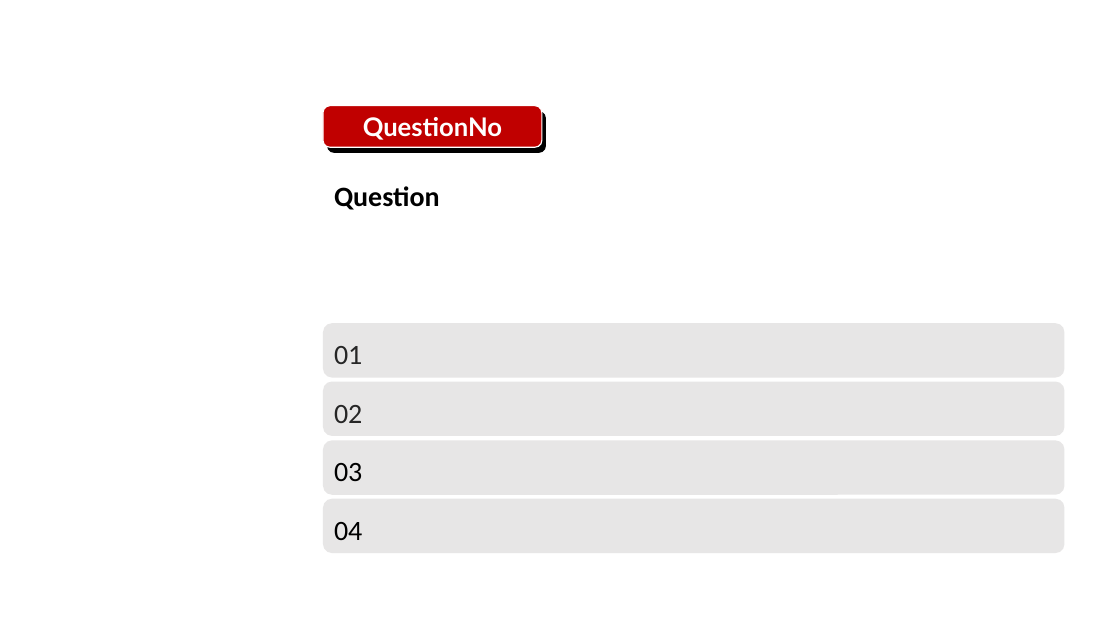
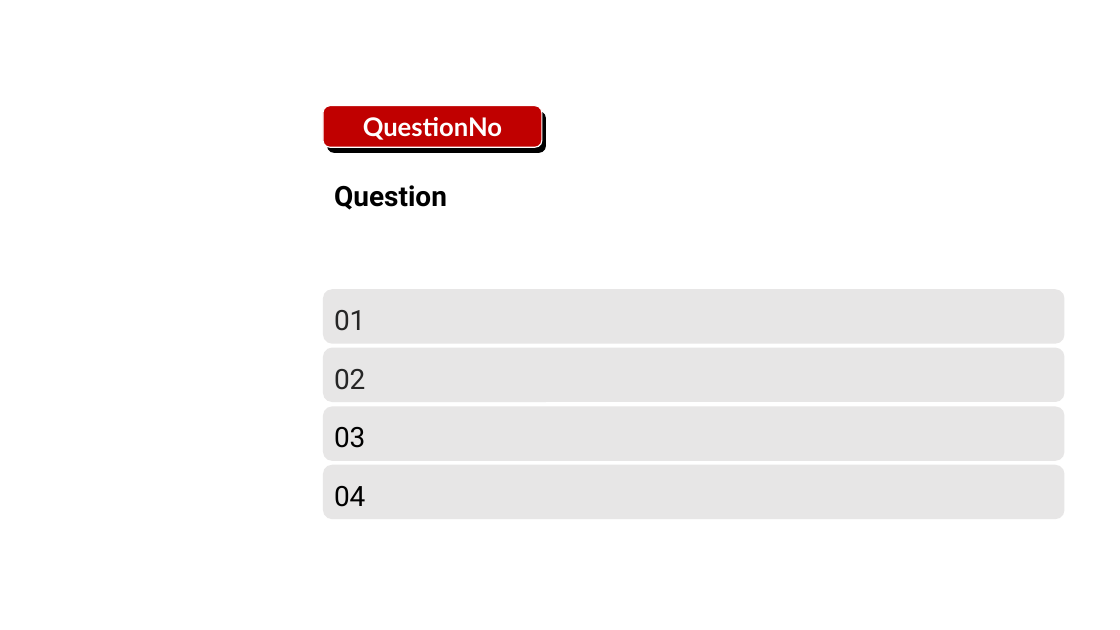
Before and after one commit to azminewasi/10MS-Automation-Support, a slide deck: slide 1 of LL/QA/QA.pptx. Drawn at 1120x630 pixels with LibreOffice and Linux fonts; fonts in the diff are those of the drawing; background and template pictures are left out. Boxes give left, top, right and bottom in pixels: in the first picture for what was removed or moved away, otherwise in the second. Text is boxed around its words. In the diff, an @@ line names an element or a change of style, - is before the commit and + after.

```diff
--- a/LL/QA/QA.pptx
+++ b/LL/QA/QA.pptx
@@ font Calibri to Roboto in 5 elements at (334,185,447,210), (323,348,1065,402), (323,407,1065,461), (323,289,1065,344), (323,465,1065,519) @@
@@ 4 rounded rectangles: place and size @@
-4 rounded rectangles at (323,323,1065,554)
+4 rounded rectangles at (323,289,1065,519)
```
